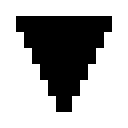
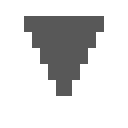
Before/after of a 128px x 128px layered artwork. What changed in the layer stack:
painted on "Layer" over [16, 16, 112, 112]
